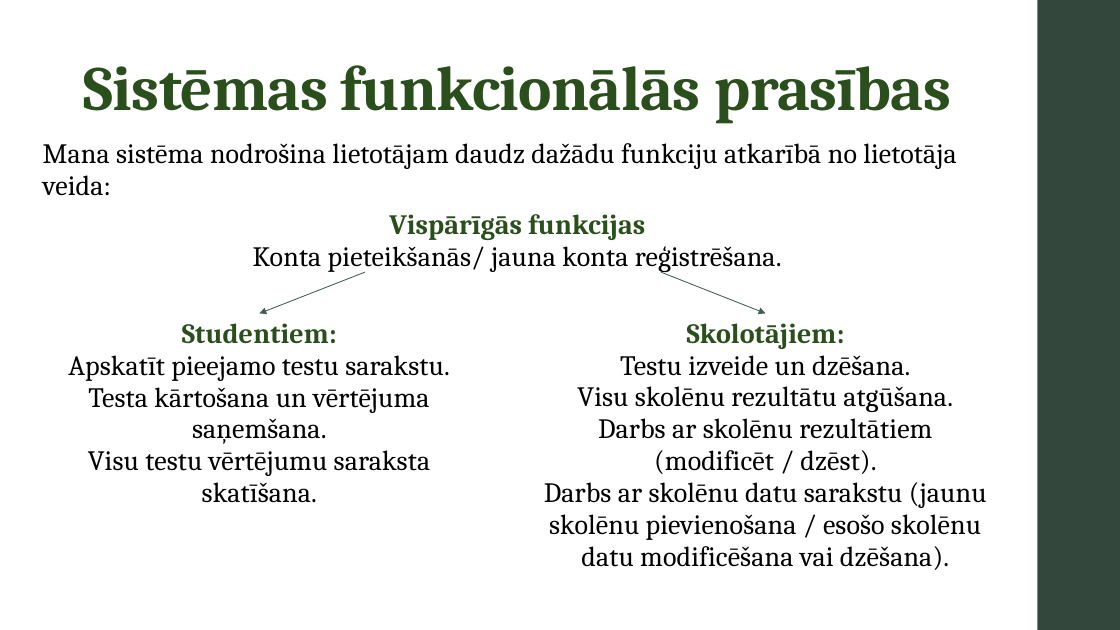
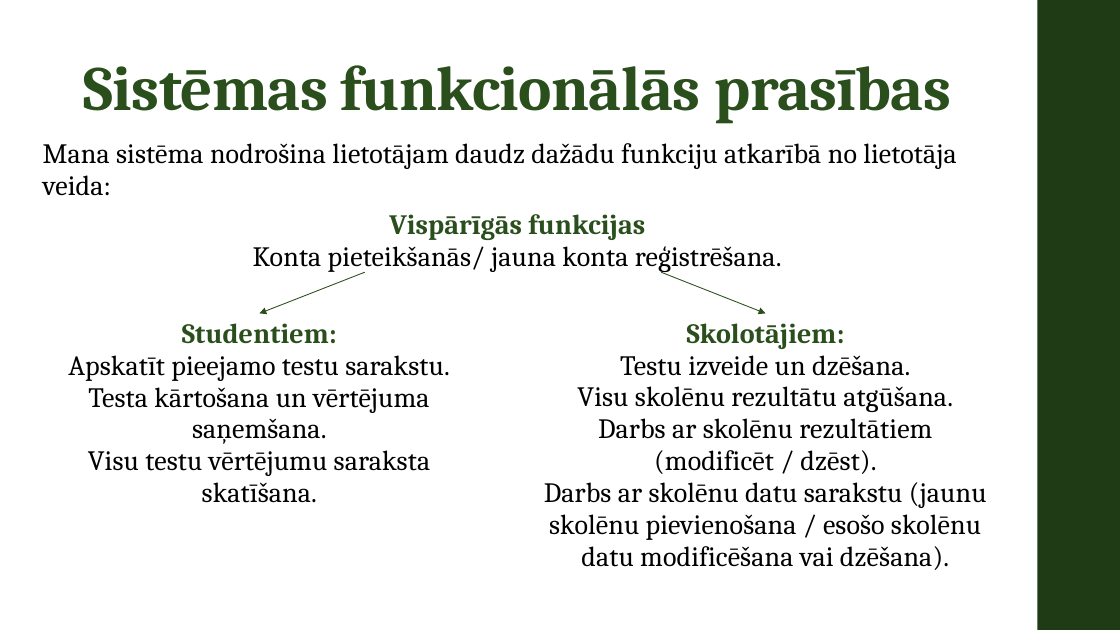
Before and after one commit to klasvill16/PD1_Rulevics, a slide deck: slide 3 of PD1_Prezentacija_Rulevics.pptx. Drawn at 1120x630 pixels with LibreOffice and Linux fonts; fonts in the diff are those of the drawing. Boxes give left, top, right and bottom in pixels: in the first picture for what was removed or moved away, otherwise in the second. Text is boxed around its words. In the diff, an @@ line names an element or a change of style, - is before the commit and + after.

```diff
--- a/PD1_Prezentacija_Rulevics.pptx
+++ b/PD1_Prezentacija_Rulevics.pptx
@@ rectangle at bbox=[1038, 0, 1120, 630]: fill #34473D to #1F3B15 @@
@@ arrow (365, 272) - (260, 313): stroke #455F51 0.75 pt to #2A4F1C 0.75 pt @@
@@ arrow (661, 272) - (765, 313): stroke #455F51 0.75 pt to #2A4F1C 0.75 pt @@
```
Also in this commit, not shown: 5 other slides changed, 7 slides added, 16 other files.
